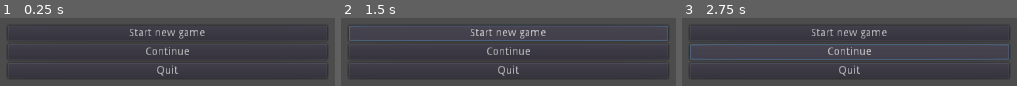
Above: before the commit, frames 1-3 (left to right).
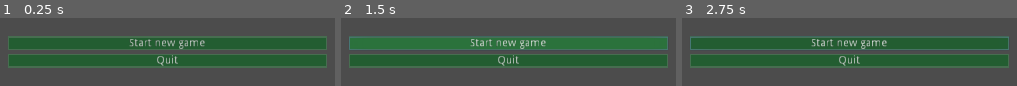
Above: after the commit, the same moments.

Repository: Hands-of-Steel-devs/Hands-of-Steel
Game: Godot game, scene res://Scenes/Main menu.tscn
Same seed, same stepped clock (60 frames per second), same inputs: the game is played once before the commit and once after it. This scene is started directly instead of the project's main scene.
Inputs (mouse positions are in pixels of both pictures, inside the frame that each line leads up to):
- Up to frame 1 (0.25 s): no input
- Up to frame 2 (1.5 s): click "Start new game" at 0.5 s; click "Start new game" at 1.25 s
- Up to frame 3 (2.75 s): click (849, 52) at 2 s, where only the run before the commit has a clickable "Continue"

The runs differ from the first frame. In frame 1, 42% of the frame differs, in the area x 2-98%, y 14-90%; in frame 2, 42%, in the area x 2-98%, y 11-90%; in frame 3, 42%.

Commit message:
Update main menu buttons

Diff:
--- /dev/null
+++ b/Resources/new_theme.tres
@@ -0,0 +1,38 @@
+[gd_resource type="Theme" load_steps=4 format=2]
+
+[sub_resource type="StyleBoxFlat" id=2]
+bg_color = Color( 0.171, 0.45, 0.2361, 1 )
+border_width_left = 2
+border_width_top = 2
+border_width_right = 2
+border_width_bottom = 2
+border_color = Color( 0.2795, 0.43, 0.317125, 1 )
+
+[sub_resource type="StyleBoxFlat" id=1]
+bg_color = Color( 0.141176, 0.368627, 0.196078, 1 )
+border_width_left = 2
+border_width_top = 2
+border_width_right = 2
+border_width_bottom = 2
+border_color = Color( 0.2795, 0.43, 0.317125, 1 )
+
+[sub_resource type="StyleBoxFlat" id=3]
+bg_color = Color( 0.1625, 0.25, 0.184375, 1 )
+border_width_left = 2
+border_width_top = 2
+border_width_right = 2
+border_width_bottom = 2
+border_color = Color( 0.2795, 0.43, 0.317125, 1 )
+
+[resource]
+Button/colors/font_color = Color( 0.88, 0.88, 0.88, 1 )
+Button/colors/font_color_disabled = Color( 0.9, 0.9, 0.9, 0.2 )
+Button/colors/font_color_hover = Color( 0.94, 0.94, 0.94, 1 )
+Button/colors/font_color_pressed = Color( 1, 1, 1, 1 )
+Button/constants/hseparation = 2
+Button/fonts/font = null
+Button/styles/disabled = null
+Button/styles/focus = null
+Button/styles/hover = SubResource( 2 )
+Button/styles/normal = SubResource( 1 )
+Button/styles/pressed = SubResource( 3 )
--- a/Scenes/Main menu.tscn
+++ b/Scenes/Main menu.tscn
@@ -1,28 +1,32 @@
-[gd_scene format=2]
+[gd_scene load_steps=2 format=2]
+
+[ext_resource path="res://Resources/new_theme.tres" type="Theme" id=1]
 
 [node name="Main menu" type="VBoxContainer"]
 anchor_left = 0.3
 anchor_right = 0.7
 anchor_bottom = 1.0
+theme = ExtResource( 1 )
 alignment = 1
 __meta__ = {
 "_edit_use_anchors_": false
 }
 
 [node name="Start" type="Button" parent="."]
-margin_top = 266.0
+margin_top = 300.0
 margin_right = 409.0
-margin_bottom = 286.0
+margin_bottom = 318.0
 text = "Start new game"
 
 [node name="Continue" type="Button" parent="."]
-margin_top = 290.0
-margin_right = 409.0
-margin_bottom = 310.0
+visible = false
+margin_top = 24.0
+margin_right = 110.0
+margin_bottom = 44.0
 text = "Continue"
 
 [node name="Quit" type="Button" parent="."]
-margin_top = 314.0
+margin_top = 322.0
 margin_right = 409.0
-margin_bottom = 334.0
+margin_bottom = 340.0
 text = "Quit"
--- /dev/null
+++ b/Scenes/Main scene.tscn
@@ -0,0 +1,90 @@
+[gd_scene load_steps=14 format=2]
+
+[ext_resource path="res://Resources/Idk what these are for/10.tres" type="TileSet" id=1]
+[ext_resource path="res://Resources/Idk what these are for/7.tres" type="TileSet" id=2]
+[ext_resource path="res://Resources/Idk what these are for/5.tres" type="TileSet" id=3]
+[ext_resource path="res://Resources/Idk what these are for/9.tres" type="TileSet" id=4]
+[ext_resource path="res://Scenes/Main menu.tscn" type="PackedScene" id=5]
+[ext_resource path="res://Resources/Idk what these are for/1.tres" type="TileSet" id=6]
+[ext_resource path="res://Resources/Idk what these are for/6.tres" type="TileSet" id=7]
+[ext_resource path="res://Resources/Idk what these are for/11.tres" type="TileSet" id=8]
+[ext_resource path="res://Resources/Idk what these are for/2.tres" type="TileSet" id=9]
+[ext_resource path="res://Resources/Idk what these are for/3.tres" type="TileSet" id=10]
+[ext_resource path="res://Resources/Idk what these are for/4.tres" type="TileSet" id=11]
+[ext_resource path="res://Resources/Idk what these are for/8.tres" type="TileSet" id=12]
+
+[sub_resource type="RectangleShape2D" id=1]
+extents = Vector2( 3214.49, 28.3807 )
+
+[node name="Node2D" type="Node"]
+
+[node name="World" type="Node2D" parent="."]
+
+[node name="TileMap10" type="TileMap" parent="World"]
+tile_set = ExtResource( 1 )
+format = 1
+
+[node name="TileMap11" type="TileMap" parent="World"]
+tile_set = ExtResource( 8 )
+format = 1
+tile_data = PoolIntArray( -39, 0, 0, -25, 0, 0, -11, 0, 0, -65533, 0, 0, -65519, 0, 0, -65505, 0, 0, -65491, 0, 0 )
+
+[node name="not not not not not that visible" type="TileMap" parent="World"]
+tile_set = ExtResource( 4 )
+format = 1
+tile_data = PoolIntArray( -131112, 0, 0, -131101, 0, 0, -131090, 0, 0, -131077, 0, 0, -196600, 0, 0, -196595, 0, 0, -196591, 0, 0, -196576, 0, 0, -196563, 0, 0 )
+
+[node name="TileMap3" type="TileMap" parent="World"]
+tile_set = ExtResource( 10 )
+format = 1
+tile_data = PoolIntArray( -65576, 0, 0, -65562, 0, 0, -65548, 0, 0, -131070, 0, 0, -131056, 0, 0, -131042, 0, 0, -131028, 0, 0, -131024, 0, 0, 524248, 0, 0, 524262, 0, 0, 524272, 0, 0, 524284, 0, 0, 458762, 0, 0, 458776, 0, 0, 458790, 0, 0, 458800, 0, 0 )
+
+[node name="not not not not that visible" type="TileMap" parent="World"]
+tile_set = ExtResource( 12 )
+format = 1
+tile_data = PoolIntArray( -65574, 0, 0, -65563, 0, 0, -65549, 0, 0, -65543, 0, 0, -131064, 0, 0, -131052, 0, 0, -131043, 0, 0, -131030, 0, 0 )
+
+[node name="not not not that visible" type="TileMap" parent="World"]
+tile_set = ExtResource( 2 )
+format = 1
+tile_data = PoolIntArray( -65576, 0, 0, -65562, 0, 0, -65547, 0, 0, -131071, 0, 0, -131059, 0, 0, -131046, 0, 0, -131035, 0, 0, -131026, 0, 0 )
+
+[node name="not not that visible" type="TileMap" parent="World"]
+tile_set = ExtResource( 7 )
+format = 1
+tile_data = PoolIntArray( -65573, 0, 0, -65567, 0, 0, -65560, 0, 0, -65545, 0, 0, -131066, 0, 0, -131049, 0, 0, -131028, 0, 0 )
+
+[node name="not that visible" type="TileMap" parent="World"]
+tile_set = ExtResource( 3 )
+format = 1
+tile_data = PoolIntArray( -65575, 0, 0, -65561, 0, 0, -65552, 0, 0, -65537, 0, 0, -131058, 0, 0, -131056, 0, 0, -131040, 0, 0, -131032, 0, 0 )
+
+[node name="visible" type="TileMap" parent="World"]
+tile_set = ExtResource( 11 )
+format = 1
+tile_data = PoolIntArray( -65577, 0, 0, -65565, 0, 0, -65556, 0, 0, -65543, 0, 0, -131066, 0, 0, -131052, 0, 0, -131039, 0, 0, -131026, 0, 0 )
+
+[node name="TileMap2" type="TileMap" parent="World"]
+tile_set = ExtResource( 9 )
+format = 1
+tile_data = PoolIntArray( -65576, 0, 0, -65563, 0, 0, -65550, 0, 0, -131072, 0, 0, -131058, 0, 0, -131044, 0, 0, -131032, 0, 0, -131026, 0, 0 )
+
+[node name="TileMap" type="TileMap" parent="World"]
+tile_set = ExtResource( 6 )
+format = 1
+tile_data = PoolIntArray( -65576, 0, 0, -65563, 0, 0, -65557, 0, 0, -65544, 0, 0, -131066, 0, 0, -131052, 0, 0, -131039, 0, 0, -131026, 0, 0 )
+
+[node name="StaticBody2D" type="StaticBody2D" parent="World"]
+position = Vector2( 356.481, 621.091 )
+
+[node name="CollisionShape2D" type="CollisionShape2D" parent="World/StaticBody2D"]
+position = Vector2( 301.605, 14.7654 )
+shape = SubResource( 1 )
+
+[node name="Camera2D" type="Camera2D" parent="World"]
+position = Vector2( 457.72, 428.021 )
+current = true
+
+[node name="CanvasLayer" type="CanvasLayer" parent="."]
+
+[node name="Main menu" parent="CanvasLayer" instance=ExtResource( 5 )]
--- a/Scenes/World.tscn
+++ b/Scenes/World.tscn
@@ -1,17 +1,17 @@
 [gd_scene load_steps=14 format=2]
 
-[ext_resource path="res://Resources/8.tres" type="TileSet" id=1]
-[ext_resource path="res://Resources/4.tres" type="TileSet" id=2]
-[ext_resource path="res://Resources/6.tres" type="TileSet" id=3]
-[ext_resource path="res://Resources/7.tres" type="TileSet" id=4]
-[ext_resource path="res://Resources/9.tres" type="TileSet" id=5]
-[ext_resource path="res://Resources/2.tres" type="TileSet" id=6]
-[ext_resource path="res://Resources/5.tres" type="TileSet" id=7]
-[ext_resource path="res://Resources/10.tres" type="TileSet" id=8]
+[ext_resource path="res://Resources/Idk what these are for/8.tres" type="TileSet" id=1]
+[ext_resource path="res://Resources/Idk what these are for/4.tres" type="TileSet" id=2]
+[ext_resource path="res://Resources/Idk what these are for/6.tres" type="TileSet" id=3]
+[ext_resource path="res://Resources/Idk what these are for/7.tres" type="TileSet" id=4]
+[ext_resource path="res://Resources/Idk what these are for/9.tres" type="TileSet" id=5]
+[ext_resource path="res://Resources/Idk what these are for/2.tres" type="TileSet" id=6]
+[ext_resource path="res://Resources/Idk what these are for/5.tres" type="TileSet" id=7]
+[ext_resource path="res://Resources/Idk what these are for/10.tres" type="TileSet" id=8]
 [ext_resource path="res://Prefabs/Player.tscn" type="PackedScene" id=9]
-[ext_resource path="res://Resources/1.tres" type="TileSet" id=10]
-[ext_resource path="res://Resources/3.tres" type="TileSet" id=11]
-[ext_resource path="res://Resources/11.tres" type="TileSet" id=12]
+[ext_resource path="res://Resources/Idk what these are for/1.tres" type="TileSet" id=10]
+[ext_resource path="res://Resources/Idk what these are for/3.tres" type="TileSet" id=11]
+[ext_resource path="res://Resources/Idk what these are for/11.tres" type="TileSet" id=12]
 
 [sub_resource type="RectangleShape2D" id=1]
 extents = Vector2( 3214.49, 28.3807 )
Renamed: Resources/1.tres -> Resources/Idk what these are for/1.tres
Renamed: Resources/10.tres -> Resources/Idk what these are for/10.tres
Renamed: Resources/11.tres -> Resources/Idk what these are for/11.tres
Renamed: Resources/2.tres -> Resources/Idk what these are for/2.tres
Renamed: Resources/3.tres -> Resources/Idk what these are for/3.tres
Renamed: Resources/4.tres -> Resources/Idk what these are for/4.tres
Renamed: Resources/5.tres -> Resources/Idk what these are for/5.tres
Renamed: Resources/6.tres -> Resources/Idk what these are for/6.tres
Renamed: Resources/7.tres -> Resources/Idk what these are for/7.tres
Renamed: Resources/8.tres -> Resources/Idk what these are for/8.tres
Renamed: Resources/9.tres -> Resources/Idk what these are for/9.tres
